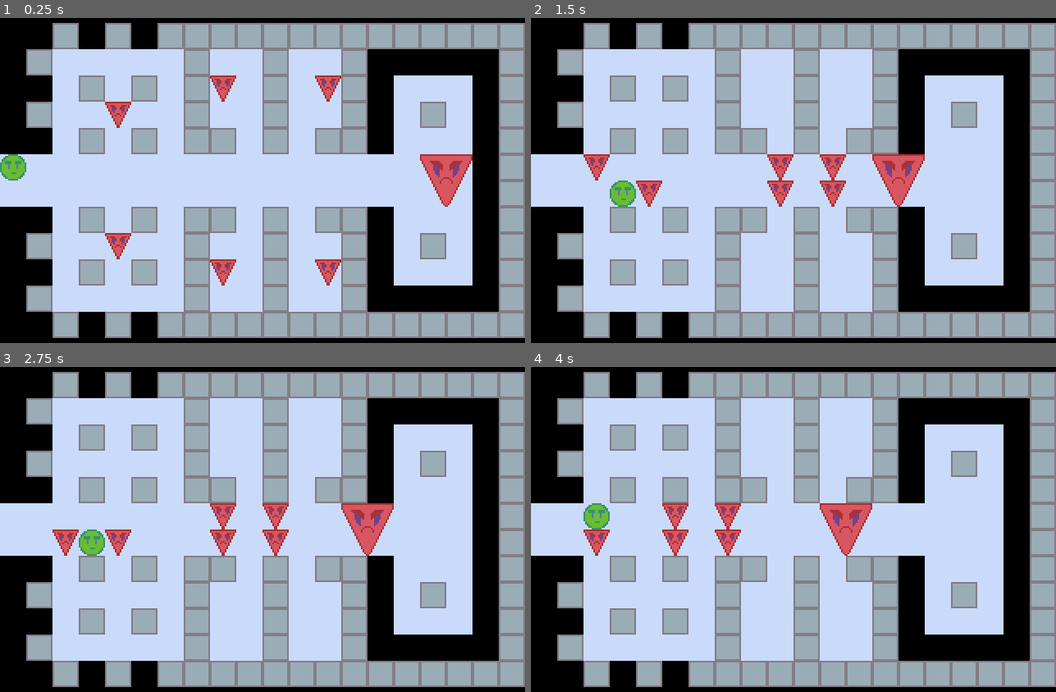
Above: before the commit, frames 1-4 (two rows, left to right).
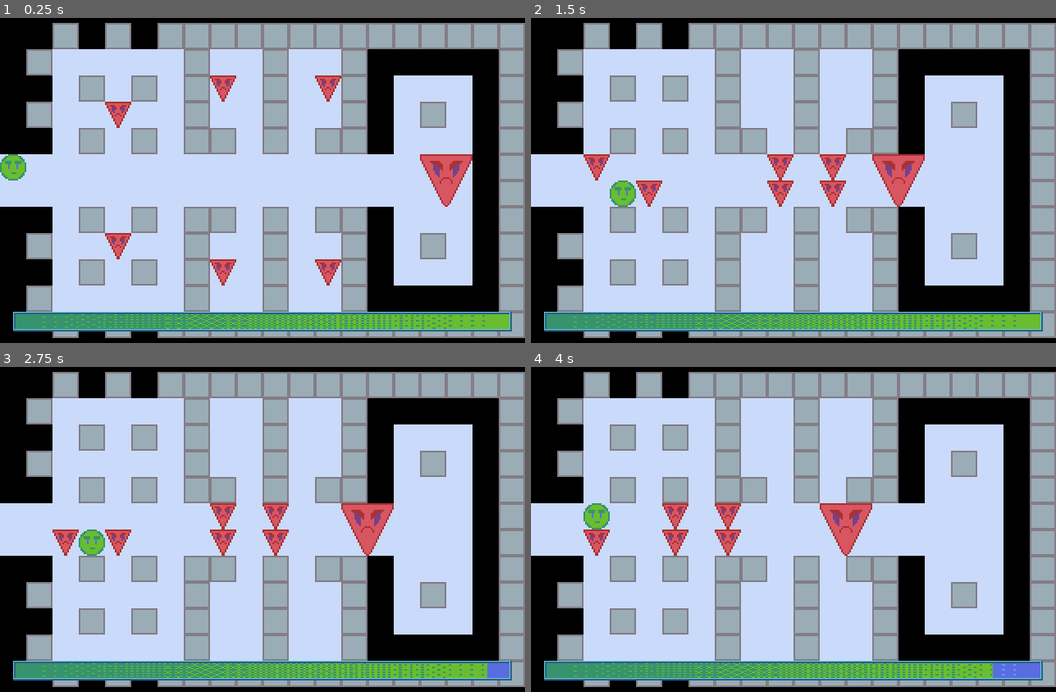
Above: after the commit, the same moments.

Repository: AaronWizard/ShapeFight
Game: Godot game, scene res://Game.tscn
Two runs of this game, one before a commit and one after it. Both use one fixed random seed, a clock stepped at 60 frames per second and the inputs below.
Inputs (mouse positions are in pixels of both pictures, inside the frame that each line leads up to):
- Up to frame 1 (0.25 s): no input
- Up to frame 2 (1.5 s): tap Enter at 0.5 s; move the mouse to (909, 164) at 0.52 s; hold Right (move_east) 0.53-1.28 s; tap Space (wait) at 0.6, 1.25, 1.35 s; click (909, 164) at 0.67 s; move the mouse to (688, 196) at 1.27 s; hold Down (move_south) from 1.28 s (still down)
- Up to frame 3 (2.75 s): tap Enter at 2 s; move the mouse to (315, 458) at 2.02 s; release Down (move_south) at 2.03 s; hold Right (move_east) from 2.03 s (still down); tap Space (wait) at 2.1 s
- Up to frame 4 (4 s): move the mouse to (767, 594) at 2.77 s; release Right (move_east) at 2.78 s; hold Up (move_north) 2.78-3.53 s; tap Space (wait) at 2.85, 3.5, 3.6 s; click (767, 594) at 2.92 s; move the mouse to (951, 578) at 3.52 s; hold Left (move_west) from 3.53 s (still down)

The runs differ from the first frame. In frame 1, 5.8% of the frame differs, in the area x 2-98%, y 90-97%; in frame 2, 5.8%; in frame 3, 5.8%; in frame 4, 5.8%.

Commit message:
Stamina bar

Diff:
--- a/Game.gd
+++ b/Game.gd
@@ -1,4 +1,6 @@
 extends Node
+
+onready var stamina := $GUI/Stamina as Range
 
 onready var map := $MapContainer/Map as Map
 onready var turn_processor := $TurnProcessor as TurnProcessor
@@ -6,6 +8,8 @@
 onready var hero := $MapContainer/Map/Hero as Actor
 
 func _ready() -> void:
+	stamina.max_value = hero.stats.stamina
+
 	_set_actor_events()
 	turn_processor.run(map)
 
@@ -15,6 +19,9 @@
 		#warning-ignore:return_value_discarded
 		actor.connect("died", self, '_actor_died', [actor])
 
+func _on_Hero_took_damage(damage: int) -> void:
+	stamina.value -= damage
+
 func _actor_died(actor: Actor) -> void:
 	map.remove_child(actor)
 	if actor == hero:
--- a/Game.tscn
+++ b/Game.tscn
@@ -8,6 +8,9 @@
 [ext_resource path="res://Actors/Types/Enemy.tscn" type="PackedScene" id=6]
 [ext_resource path="res://Actors/Types/BigEnemy.tscn" type="PackedScene" id=7]
 [ext_resource path="res://TurnProcessor.gd" type="Script" id=8]
+[ext_resource path="res://Assets/Graphics/GUI/stamina_back.png" type="Texture" id=9]
+[ext_resource path="res://Assets/Graphics/GUI/stamina_overlay.png" type="Texture" id=10]
+[ext_resource path="res://Assets/Graphics/GUI/stamina_progress.png" type="Texture" id=11]
 
 [node name="Game" type="Node"]
 script = ExtResource( 1 )
@@ -25,65 +28,57 @@
 
 [node name="Hero" parent="MapContainer/Map" instance=ExtResource( 5 )]
 position = Vector2( 0, 80 )
-cell_size = Vector2( 16, 16 )
 cell_position = Vector2( 0, 5 )
-cell_diameter = 1
-cell_offset = Vector2( 0, 0 )
 
 [node name="Enemy" parent="MapContainer/Map" instance=ExtResource( 6 )]
 position = Vector2( 64, 48 )
-cell_size = Vector2( 16, 16 )
 cell_position = Vector2( 4, 3 )
-cell_diameter = 1
-cell_offset = Vector2( 0, 0 )
-faction = 1
 
 [node name="Enemy2" parent="MapContainer/Map" instance=ExtResource( 6 )]
 position = Vector2( 64, 128 )
-cell_size = Vector2( 16, 16 )
 cell_position = Vector2( 4, 8 )
-cell_diameter = 1
-cell_offset = Vector2( 0, 0 )
-faction = 1
 
 [node name="Enemy3" parent="MapContainer/Map" instance=ExtResource( 6 )]
 position = Vector2( 128, 32 )
-cell_size = Vector2( 16, 16 )
 cell_position = Vector2( 8, 2 )
-cell_diameter = 1
-cell_offset = Vector2( 0, 0 )
-faction = 1
 
 [node name="Enemy4" parent="MapContainer/Map" instance=ExtResource( 6 )]
 position = Vector2( 128, 144 )
-cell_size = Vector2( 16, 16 )
 cell_position = Vector2( 8, 9 )
-cell_diameter = 1
-cell_offset = Vector2( 0, 0 )
-faction = 1
 
 [node name="Enemy5" parent="MapContainer/Map" instance=ExtResource( 6 )]
 position = Vector2( 192, 144 )
-cell_size = Vector2( 16, 16 )
 cell_position = Vector2( 12, 9 )
-cell_diameter = 1
-cell_offset = Vector2( 0, 0 )
-faction = 1
 
 [node name="Enemy6" parent="MapContainer/Map" instance=ExtResource( 6 )]
 position = Vector2( 192, 32 )
-cell_size = Vector2( 16, 16 )
 cell_position = Vector2( 12, 2 )
-cell_diameter = 1
-cell_offset = Vector2( 0, 0 )
-faction = 1
 
 [node name="BigEnemy" parent="MapContainer/Map" instance=ExtResource( 7 )]
 position = Vector2( 256, 80 )
-cell_size = Vector2( 16, 16 )
 cell_position = Vector2( 16, 5 )
-cell_offset = Vector2( 0, 0 )
-faction = 1
 
 [node name="TurnProcessor" type="Node" parent="."]
 script = ExtResource( 8 )
+
+[node name="GUI" type="CanvasLayer" parent="."]
+
+[node name="Stamina" type="TextureProgress" parent="GUI"]
+anchor_top = 1.0
+anchor_right = 1.0
+anchor_bottom = 1.0
+margin_left = 8.0
+margin_top = -20.0
+margin_right = -8.0
+margin_bottom = -8.0
+value = 100.0
+texture_under = ExtResource( 9 )
+texture_over = ExtResource( 10 )
+texture_progress = ExtResource( 11 )
+nine_patch_stretch = true
+stretch_margin_left = 2
+stretch_margin_top = 2
+stretch_margin_right = 2
+stretch_margin_bottom = 2
+
+[connection signal="took_damage" from="MapContainer/Map/Hero" to="." method="_on_Hero_took_damage"]
Binary file added: Assets/Graphics/GUI/stamina_back.png
Not shown, added: Assets/Graphics/GUI/stamina_back.png.import
Binary file added: Assets/Graphics/GUI/stamina_overlay.png
Not shown, added: Assets/Graphics/GUI/stamina_overlay.png.import
Binary file added: Assets/Graphics/GUI/stamina_progress.png
Not shown, added: Assets/Graphics/GUI/stamina_progress.png.import
Not shown: 1 places in Game.tscn that only renumber resources
